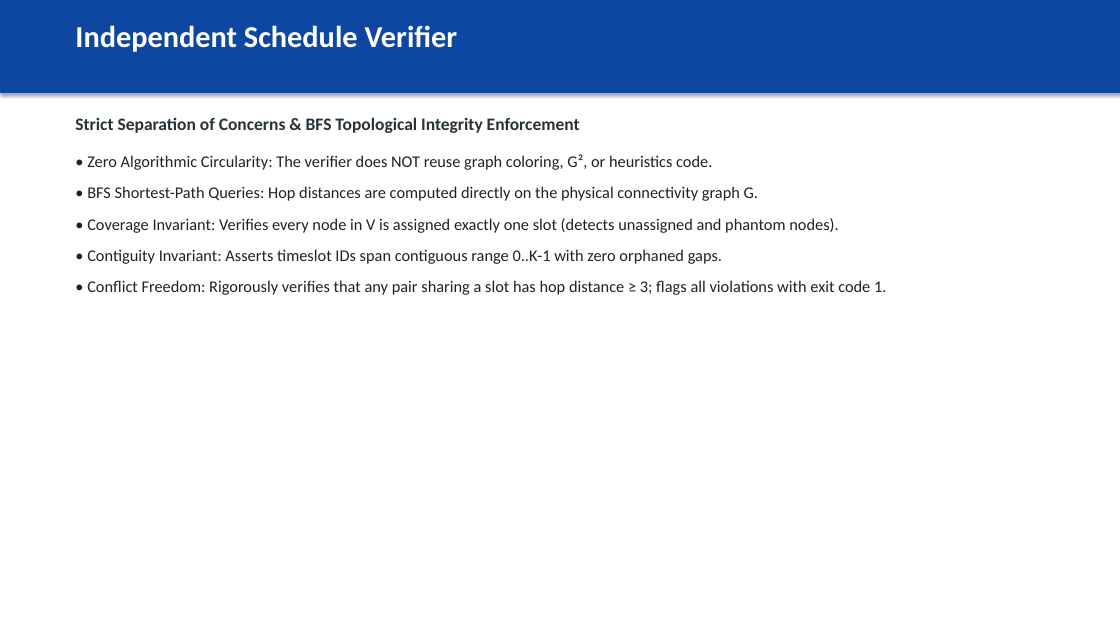
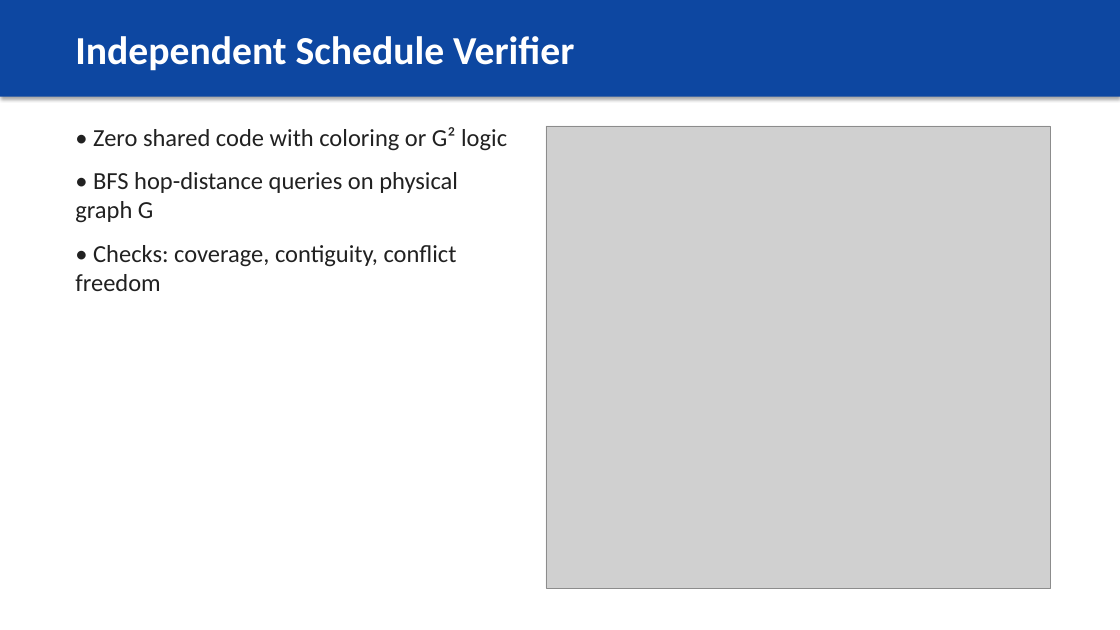
Before and after one commit to athishio/tdma-schedule-optimizer, a slide deck: slide 7 of docs/presentation.pptx. Drawn at 1120x630 pixels with LibreOffice and Linux fonts; fonts in the diff are those of the drawing; grey boxes stand for pictures. Boxes give left, top, right and bottom in pixels: in the first picture for what was removed or moved away, otherwise in the second. Text is boxed around its words. In the diff, an @@ line names an element or a change of style, - is before the commit and + after.

Commit message:
docs: rebuild full design PDF and visual presentation deck with corrected text and layout

```diff
--- a/docs/presentation.pptx
+++ b/docs/presentation.pptx
@@ rectangle: place and size @@
-rectangle at bbox=[0, 0, 1120, 92]
+rectangle at bbox=[0, 0, 1120, 97]
@@ rectangle at bbox=[0, 0, 1120, 97]: outline #0D47A1 0.75 pt to none @@
@@ text "Independent Schedule Verifier" at bbox=[75, 36, 574, 71]: size 26 to 34 pt; vertical alignment top to middle @@
@@ text at bbox=[75, 127, 507, 291]: text changed; size 15 to 21 pt; text colour #263238 to #212121; bold off @@
-Strict Separation of Concerns & BFS Topological Integrity Enforcement
+• Zero shared code with coloring or G² logic
+• BFS hop-distance queries on physical graph G
+• Checks: coverage, contiguity, conflict freedom
@@ picture added at bbox=[546, 126, 1050, 588] @@
@@ text removed at bbox=[87, 154, 886, 295] @@
-• Zero Algorithmic Circularity: The verifier does NOT reuse graph coloring, G², or heuristics code.
-• BFS Shortest-Path Queries: Hop distances are computed directly on the physical connectivity graph G.
-• Coverage Invariant: Verifies every node in V is assigned exactly one slot (detects unassigned and phantom nodes).
-• Contiguity Invariant: Asserts timeslot IDs span contiguous range 0..K-1 with zero orphaned gaps.
-• Conflict Freedom: Rigorously verifies that any pair sharing a slot has hop distance ≥ 3; flags all violations with exit code 1.
```
Also in this commit, not shown: 7 other slides changed, 2 slides added, 2 slides removed, 3 other files.
